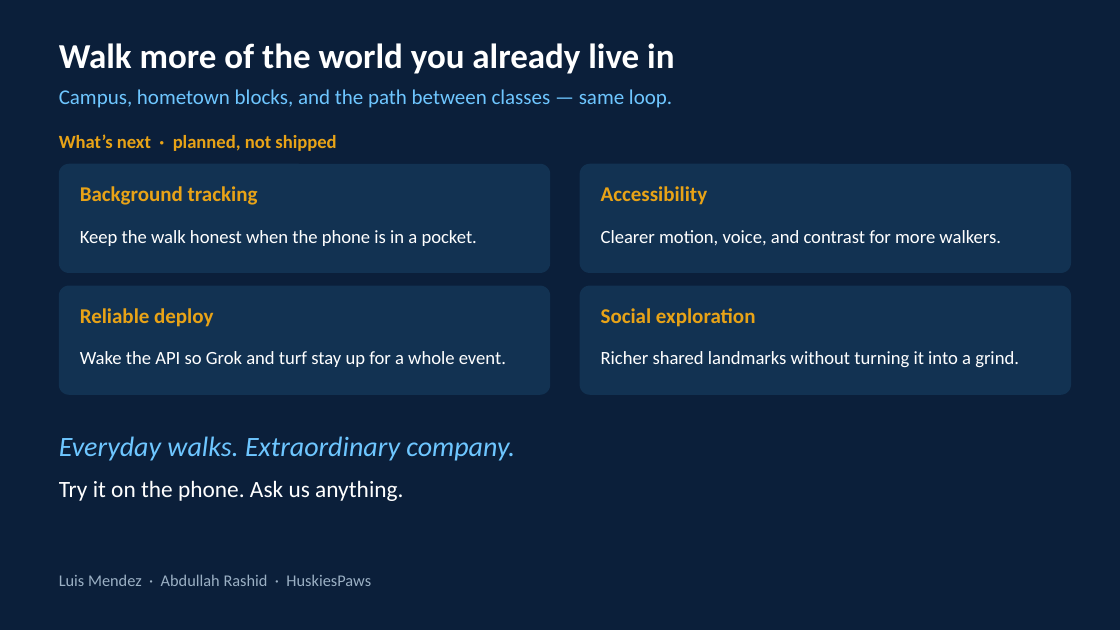
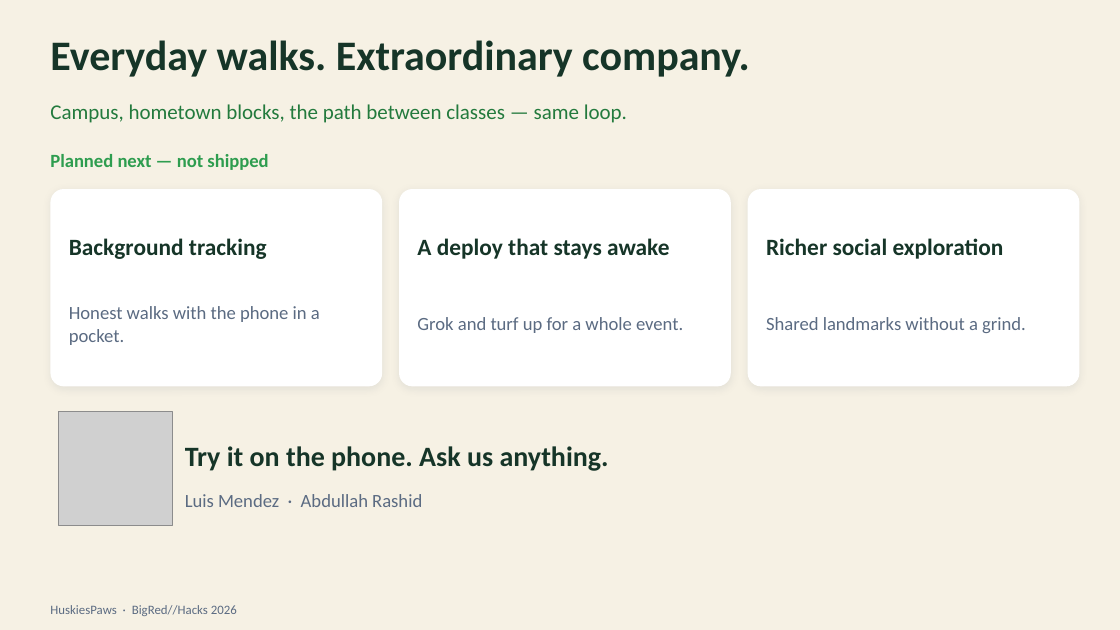
Before and after one commit to LuisMend12/HuskiesPaws, a slide deck: slide 7 of docs/presentation/HuskiesPaws-BigRedHacks-2026.pptx. Drawn at 1120x630 pixels with LibreOffice and Linux fonts; fonts in the diff are those of the drawing; grey boxes stand for pictures. Boxes give left, top, right and bottom in pixels: in the first picture for what was removed or moved away, otherwise in the second. Text is boxed around its words. In the diff, an @@ line names an element or a change of style, - is before the commit and + after.

```diff
--- a/docs/presentation/HuskiesPaws-BigRedHacks-2026.pptx
+++ b/docs/presentation/HuskiesPaws-BigRedHacks-2026.pptx
@@ background #0B1F3A to #F6F1E4 @@
@@ title "Everyday walks. Extraordinary company.": place and size @@
-title "Everyday walks. Extraordinary company." at [59,436,515,461]
+title "Everyday walks. Extraordinary company." at [50,40,750,77]
@@ title "Everyday walks. Extraordinary company." at [50,40,750,77]: size 24 to 36 pt, text colour #6EC6FF to #163528, bold on, italic off @@
@@ text removed at [59,43,674,74] @@
-Walk more of the world you already live in
@@ text at [50,104,627,123]: text changed; text colour #6EC6FF to #237A3D @@
-Campus, hometown blocks, and the path between classes — same loop.
+Campus, hometown blocks, the path between classes — same loop.
@@ text at [50,154,268,170]: text changed; text colour #E8A317 to #2E9D4F @@
-What’s next · planned, not shipped
+Planned next — not shipped
@@ rounded rectangle: place and size @@
-rounded rectangle at [59,164,550,273]
+rounded rectangle at [50,189,382,386]
@@ rounded rectangle: place and size @@
-rounded rectangle at [580,164,1071,273]
+rounded rectangle at [399,189,731,386]
@@ text removed at [601,186,708,205] @@
-Accessibility
@@ fill #123252 to #FFFFFF; shadow on; proportions changed in 3 elements at [50,189,382,386], [399,189,731,386], [748,189,1080,386] @@
@@ rounded rectangle: place and size @@
-rounded rectangle at [59,286,550,395]
+rounded rectangle at [748,189,1080,386]
@@ text "Background tracking": place and size @@
-text "Background tracking" at [80,186,258,205]
+text "Background tracking" at [69,238,267,259]
@@ text "Background tracking" at [69,238,267,259]: size 18 to 20 pt, text colour #E8A317 to #163528 @@
@@ text added at [417,238,669,259], 20 pt, text #163528, bold @@
+A deploy that stays awake
@@ text removed at [601,230,1001,245] @@
-Clearer motion, voice, and contrast for more walkers.
@@ text at [766,238,1004,259]: text changed; size 18 to 20 pt; text colour #E8A317 to #163528 @@
-Social exploration
+Richer social exploration
@@ rounded rectangle removed at [580,286,1071,395] @@
@@ text at [69,306,320,345]: text changed; text colour #FFFFFF to #5B6B82 @@
-Keep the walk honest when the phone is in a pocket.
+Honest walks with the phone in a pocket.
@@ text removed at [80,308,213,327] @@
-Reliable deploy
@@ text at [417,317,683,333]: text changed; text colour #FFFFFF to #5B6B82 @@
-Wake the API so Grok and turf stay up for a whole event.
+Grok and turf up for a whole event.
@@ text at [766,317,1026,333]: text changed; text colour #FFFFFF to #5B6B82 @@
-Richer shared landmarks without turning it into a grind.
+Shared landmarks without a grind.
@@ picture added at [59,412,172,525] @@
@@ text "Try it on the phone. ...": place and size @@
-text "Try it on the phone. ..." at [59,480,403,501]
+text "Try it on the phone. ..." at [185,446,609,471]
@@ text "Try it on the phone. ..." at [185,446,609,471]: size 20 to 24 pt, text colour #FFFFFF to #163528, bold on @@
@@ text at [185,494,422,507]: text changed; size 14 to 16 pt; text colour #9BB0C4 to #5B6B82 @@
-Luis Mendez · Abdullah Rashid · HuskiesPaws
+Luis Mendez · Abdullah Rashid
@@ text added at [50,605,237,616], 11 pt, text #5B6B82 @@
+HuskiesPaws · BigRed//Hacks 2026
```
Also in this commit, not shown: 3 other slides changed, 3 slides added, 3 slides removed, 24 other files.
